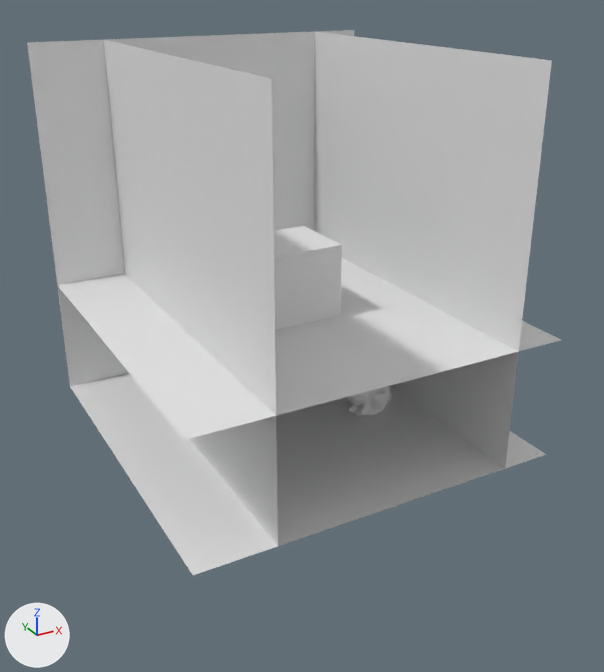
The OBJ model PathTracer/input/scene3.obj: old version first, new version second.
Camera for both pictures: a 50 mm camera at (-9.83, -18.57, 11.76) aimed at (0.25, -0.25, 2.6). The axes (+X, +Y, +Z) are drawn at lower left. The lights are the same throughout. Where no turn or scale is listed for an object, it has been applied to the vertices.

The first picture shows 'Cube_Cube.001', 'back_Plane.006', 'bunny_mesh', 'celling_Plane.007', 'floor_Plane.003', 'left_Plane.005', 'right_Plane.004'.
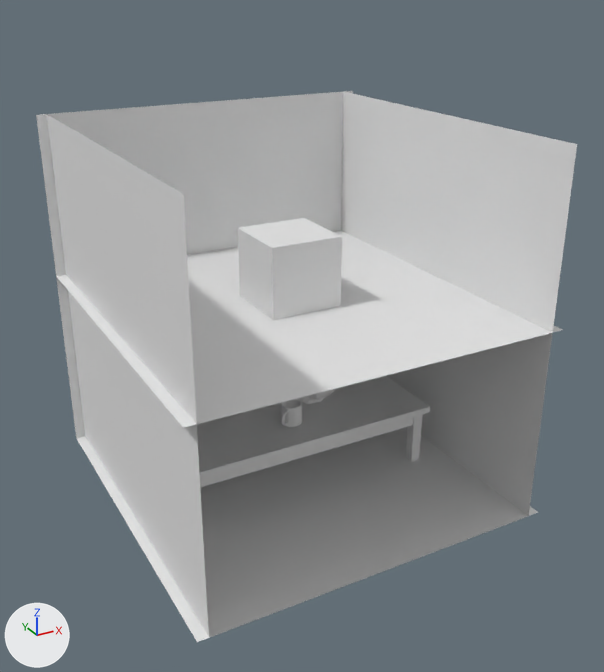
The change in detail:
me_back_plane_006 has 4 vertices, 2 faces and spans x -5.0..5.0, y 5.0, z 0.0..10.0.
me_back_plane_006 is used by ob_back_plane_006; location (0.0, 0.0, 0.0).
me_back_plane_006 part 1: the whole mesh is moved by (0.0, 0.0, -1.84).
me_celling_plane_007 has 4 vertices, 2 faces and spans x -5.0..5.0, y -5.0..5.0, z 3.31.
me_celling_plane_007 is used by ob_celling_plane_007; location (0.0, 0.0, 0.0).
me_celling_plane_007 part 2: the whole mesh is moved by (0.0, 0.0, 0.27).
me_cube_cube_001 has 8 vertices, 12 faces and spans x -1.0..1.0, y -1.0..1.0, z 3.27..5.27.
me_cube_cube_001 is used by ob_cube_cube_001; location (0.0, 0.0, 0.0).
me_cube_cube_001 part 3: the whole mesh is moved by (0.0, 0.0, 0.23).
me_floor_plane_003 has 4 vertices, 2 faces and spans x -5.0..5.0, y -5.0..5.0, z 0.0.
me_floor_plane_003 is used by ob_floor_plane_003; location (0.0, 0.0, 0.0).
me_floor_plane_003 part 4: the whole mesh is moved by (0.0, 0.0, -1.84).
me_left_plane_005 has 4 vertices, 2 faces and spans x -2.97, y -5.0..5.0, z 0.0..10.0.
me_left_plane_005 is used by ob_left_plane_005; location (0.0, 0.0, 0.0).
me_left_plane_005 part 5: the whole mesh is moved by (-1.74, 0.0, -1.84).
me_right_plane_004 has 4 vertices, 2 faces and spans x 3.59, y -5.0..5.0, z 0.0..10.0.
me_right_plane_004 is used by ob_right_plane_004; location (0.0, 0.0, 0.0).
me_right_plane_004 part 6: the whole mesh is moved by (1.06, 0.0, -1.84).
Mesh me_teapot is new.
It has 1078 vertices, 2034 faces and spans x -2.55..0.03, y 0.64..2.24, z 0.0..1.26.
Mesh me_old_wooden_table_mesh is new.
It has 88 vertices, 172 faces and spans x -3.9..3.9, y -1.4..2.8, z -4.37..0.01.
Mesh me_mesh_001 is new.
It has 220 vertices, 431 faces and spans x 0.18..1.82, y 0.27..1.65, z 0.02..1.65.
Mesh me_coffee_mug is new.
It has 1179 vertices, 2358 faces and spans x -0.591..0.182, y -0.668..0.021, z 0.031..0.631.
Object 'bunny_mesh' (ob_bunny_mesh) is deleted.
Object 'teapot' (ob_teapot) is new; it shows me_teapot.
Its location is (0.0, 0.0, 0.0).
Object 'old_wooden_table_Mesh' (ob_old_wooden_table_mesh) is new; it shows me_old_wooden_table_mesh.
Its location is (0.0, 0.0, 0.0).
Object 'mesh.001' (ob_mesh_001) is new; it shows me_mesh_001.
Its location is (0.0, 0.0, 0.0).
Object 'coffee_mug' (ob_coffee_mug) is new; it shows me_coffee_mug.
Its location is (0.0, 0.0, 0.0).

What differs and where, as boxes (x1, y1, x2, y2) in the pictures (604 x 672 px):
'left_Plane.005', mesh moved: before (104, 40, 278, 546); after (47, 114, 209, 637)
'right_Plane.004', mesh moved: before (314, 32, 552, 468); after (341, 92, 577, 516)
'floor_Plane.003', mesh moved: before (70, 373, 546, 575); after (77, 427, 538, 642)
'back_Plane.006', mesh moved: before (27, 30, 354, 386); after (36, 91, 353, 438)
'celling_Plane.007', mesh moved: before (58, 258, 561, 440); after (56, 230, 563, 428)
'old_wooden_table_Mesh', added: after (197, 376, 430, 487)
'Cube_Cube.001', mesh moved: before (274, 226, 342, 330); after (238, 218, 342, 320)
'bunny_mesh', deleted: before (346, 386, 391, 416)
'coffee_mug', added: after (281, 399, 302, 427)
'mesh.001', added: after (297, 389, 335, 404)
